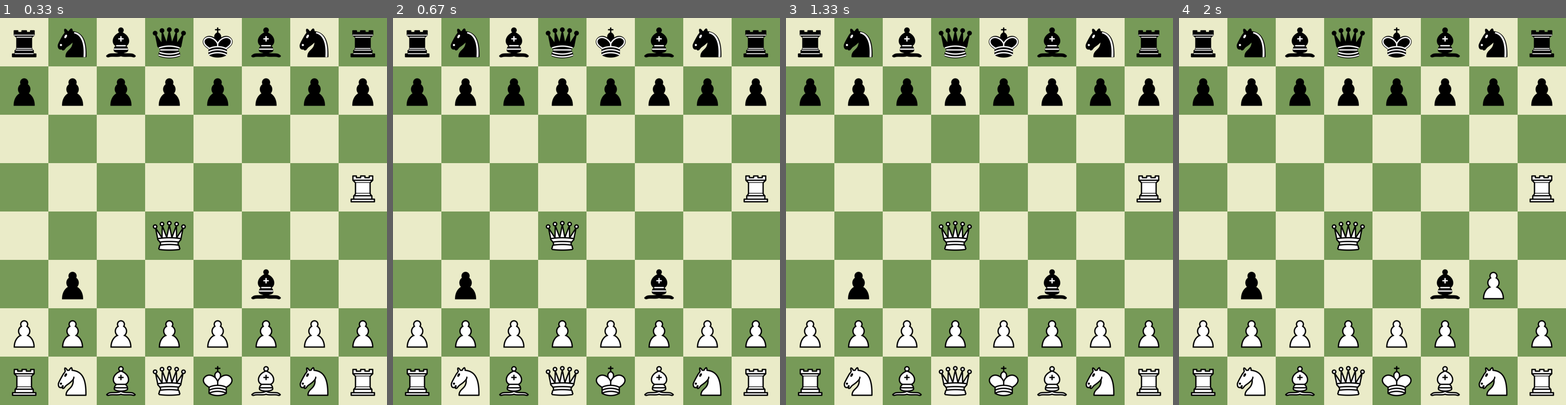
Above: before the commit, frames 1-4 (left to right).
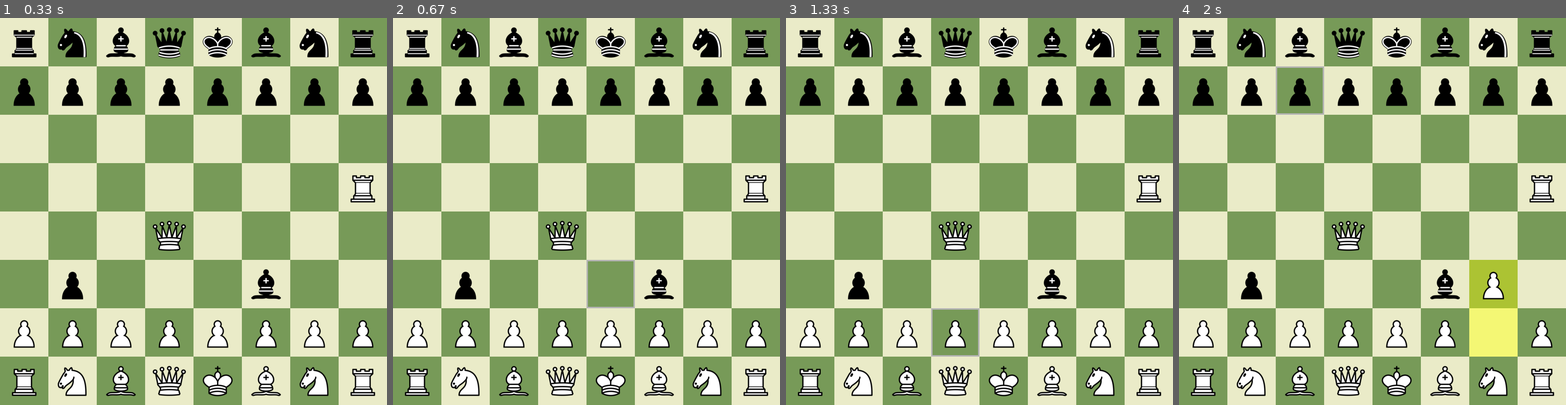
Above: after the commit, the same moments.

Repository: bivamshu/chessPygame
Game: pygame game, started from src/main.py
The game is run twice, just before and just after one commit, with the same random seed, the same clock (stepped at 60 frames per second) and the same inputs.
Inputs (mouse positions are in pixels of both pictures, inside the frame that each line leads up to):
- Up to frame 1 (0.33 s): no input
- Up to frame 2 (0.67 s): press the mouse at (493, 215) at 0.37 s; move the mouse to (559, 257) at 0.47 s; release the mouse at (625, 296) at 0.6 s
- Up to frame 3 (1.33 s): click (1122, 346) at 0.72 s; press the mouse at (1122, 346) at 1.03 s; move the mouse to (1041, 331) at 1.13 s; release the mouse at (960, 312) at 1.27 s
- Up to frame 4 (2 s): press the mouse at (1515, 346) at 1.37 s; move the mouse to (1492, 312) at 1.47 s; release the mouse at (1473, 273) at 1.6 s; click (1310, 83) at 1.72 s

Frame 1 is identical in both runs. In frame 2, 0.2% of the frame differs, in the area x 50-63%, y 62-75%; in frame 3, 0.2%; in frame 4, 3.1%, in the area x 25-88%, y 12-88%.

Commit message:
added some game design

Diff:
--- a/src/board.py
+++ b/src/board.py
@@ -5,9 +5,11 @@
 
 class Board:
     def __init__(self):
-        '''This function initializes the varaibles when an object of this class is created. It first creates a 8X8 array that will keep
+        '''
+        This function initializes the varaibles when an object of this class is created. It first creates a 8X8 array that will keep
         objects squares as elements. Then it calls the create and add pieces methods. The add pieces method is called twice so that
-        pieces are created for each color.'''
+        pieces are created for each color.
+        '''
         self.squares = [[0, 0, 0, 0, 0, 0, 0, 0,] for col in range(COLUMNS)]
         self.last_move = None
         self._create()
--- a/src/game.py
+++ b/src/game.py
@@ -3,6 +3,7 @@
 from const import *
 from board import Board
 from dragger import Dragger
+from move import Move
 
 
 class Game:
@@ -10,6 +11,8 @@
         #the game class initializes a board and a dragger
         self.board = Board()
         self.dragger = Dragger()
+        self.next_player = 'white'
+        self.hovered_square = None
 
     def show_bg(self, surface):
         for row in range(ROWS):
@@ -45,3 +48,26 @@
                 color = '#C86464' if (move.final.row + move.final.column) % 2 == 0 else '#C84646'
                 rect = (move.final.column * SQSIZE, move.final.row * SQSIZE, SQSIZE, SQSIZE)
                 pygame.draw.rect(surface, color, rect)
+
+    def last_move(self, surface):
+        if self.board.last_move:
+            initial = self.board.last_move.initial
+            final = self.board.last_move.final
+
+
+            for pos in [initial, final]:
+                color = (244, 247, 116) if (pos.row + pos.column) % 2 == 0 else (172, 195, 51)
+                rect = (pos.column * SQSIZE, pos.row * SQSIZE, SQSIZE, SQSIZE)
+                pygame.draw.rect(surface, color, rect)
+
+    def show_square(self, surface):
+        if self.hovered_square:
+            color = (180, 180, 180)
+            rect = (self.hovered_square.column * SQSIZE, self.hovered_square.row * SQSIZE, SQSIZE, SQSIZE)
+            pygame.draw.rect(surface, color, rect, width = 3)
+
+    def next_turn(self):
+        self.next_player = 'white' if self.next_player == 'black' else 'black'
+
+    def set_hover(self, row, col):
+        self.hovered_square = self.board.squares[row][col]
--- a/src/main.py
+++ b/src/main.py
@@ -23,8 +23,10 @@
         while True:
             #show methods
             game.show_bg(screen)
+            game.last_move(screen)
             game.show_moves(screen)
             game.show_pieces(screen)
+            game.show_square(screen)
 
             if dragger.dragging:
                 dragger.update_blit(screen)
@@ -40,22 +42,29 @@
 
                     if board.squares[clicked_row][clicked_col].has_piece():
                         piece = board.squares[clicked_row][clicked_col].piece
-                        board.calc_moves(piece, clicked_row, clicked_col)
-                        dragger.save_initial(event.pos)
-                        dragger.drag_piece(piece)
-                        #show methods
-                        game.show_bg(screen)
-                        game.show_moves(screen)
-                        game.show_pieces(screen)
+                        if piece.color == game.next_player:
+                            board.calc_moves(piece, clicked_row, clicked_col)
+                            dragger.save_initial(event.pos)
+                            dragger.drag_piece(piece)
+                            #show methods
+                            game.show_bg(screen)
+                            game.show_moves(screen)
+                            game.show_pieces(screen)
 
                 elif event.type == pygame.MOUSEMOTION:
+                    motion_row = event.pos[1] // SQSIZE
+                    motion_column = event.pos[0] // SQSIZE
+
+                    game.set_hover(motion_row, motion_column)
 
                     if dragger.dragging:
                         dragger.update_mouse(event.pos)
                         #show methods
                         game.show_bg(screen)
+                        game.last_move(screen)
                         game.show_moves(screen)
                         game.show_pieces(screen)
+                        game.show_square (screen)
                         dragger.update_blit(screen)
 
                 elif event.type == pygame.MOUSEBUTTONUP:
@@ -73,9 +82,12 @@
                             board.move(dragger.piece, move)
 
                             game.show_bg(screen)
+                            game.last_move(screen)
                             game.show_pieces(screen)
+                            game.next_turn()
 
                     dragger.undrag_piece()
+
 
                 elif event.type == pygame.QUIT:
                     pygame.quit()
Empty file added: src/config.py
